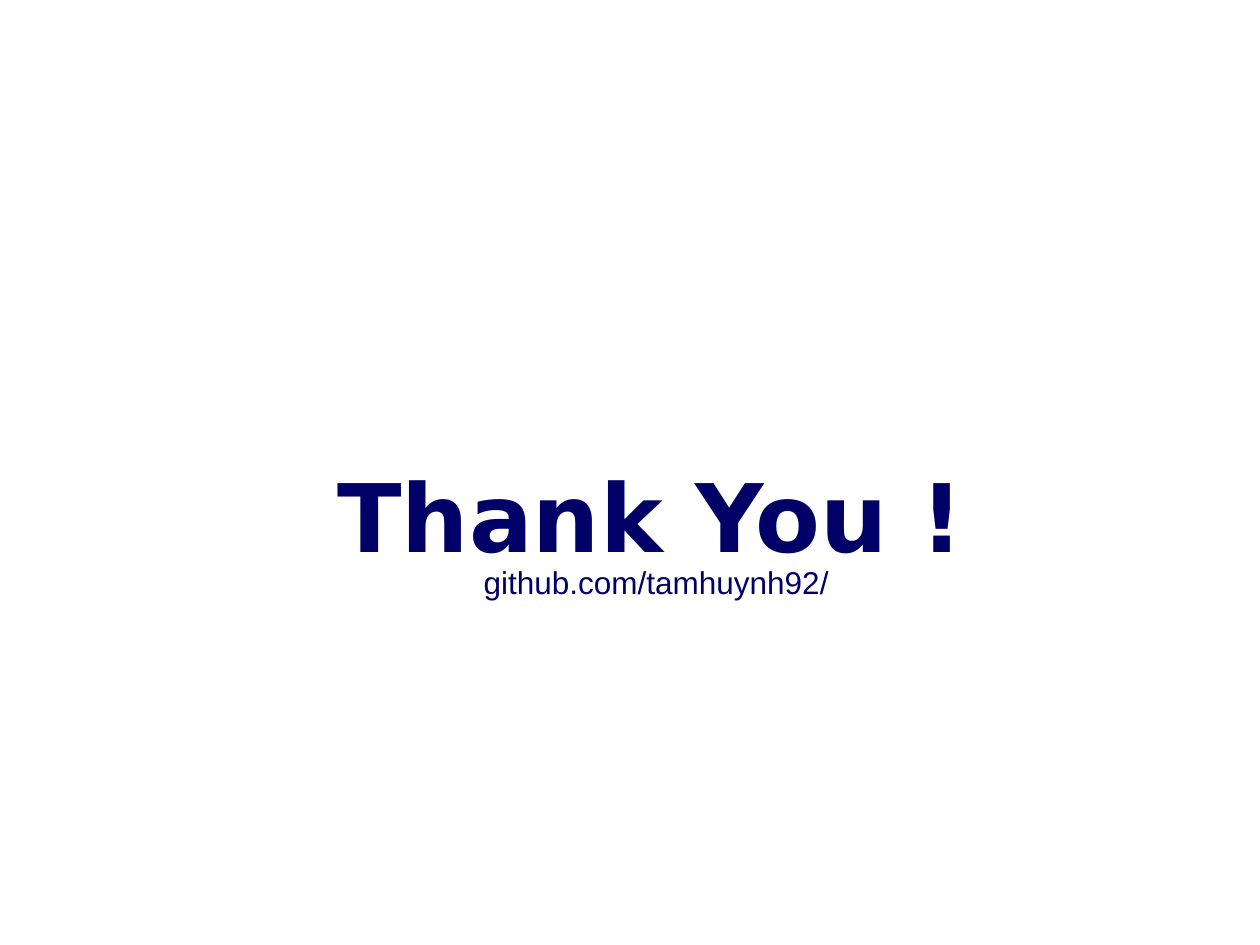
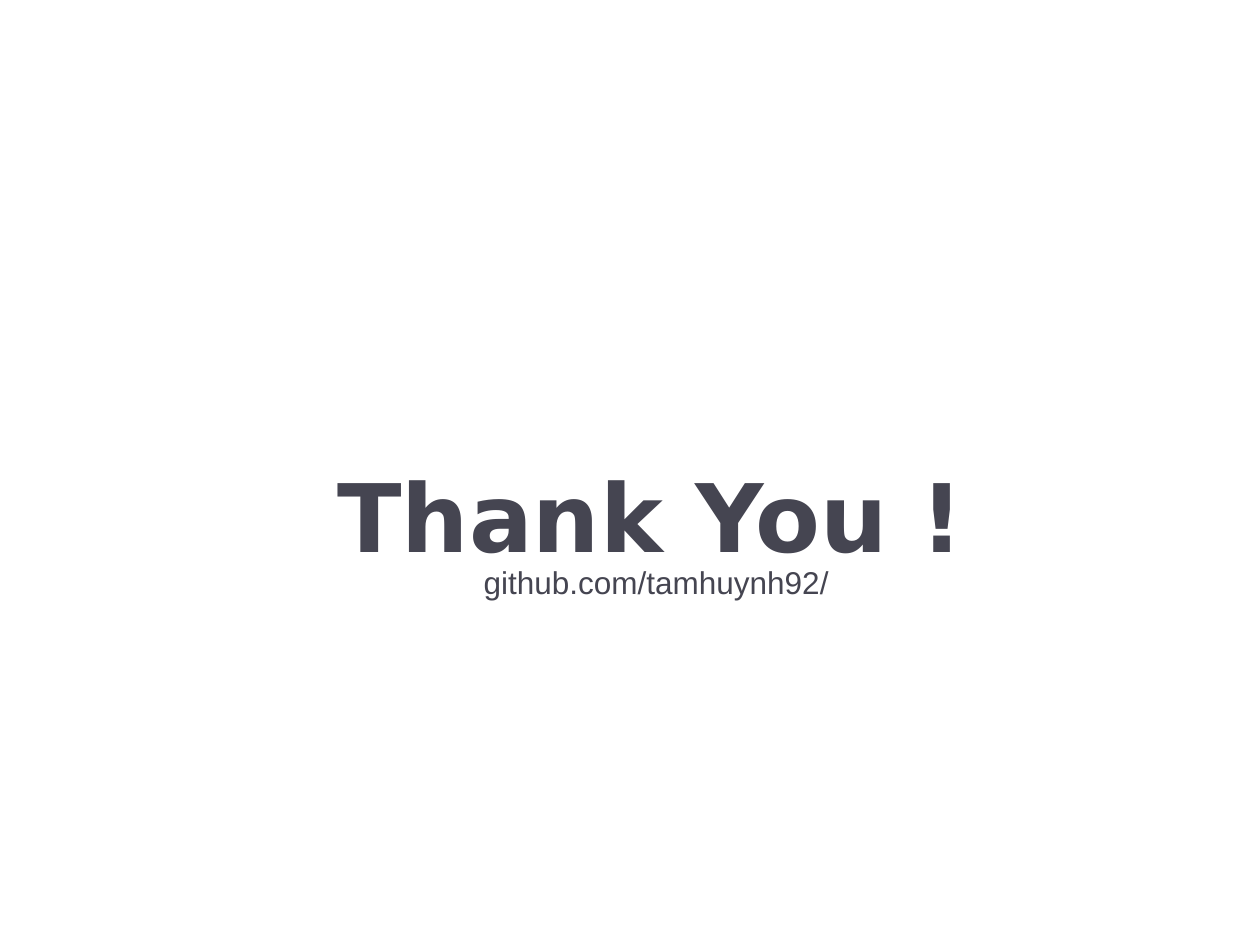
Before and after one commit to tamhuynh92/Machine-Learning-Project, a slide deck: slide 26 of Breast Cancer.ppt (slide 23 before the commit). Drawn at 1260x945 pixels with LibreOffice and Linux fonts; fonts in the diff are those of the drawing; background and template pictures are left out. Boxes give left, top, right and bottom in pixels: in the first picture for what was removed or moved away, otherwise in the second. Text is boxed around its words. In the diff, an @@ line names an element or a change of style, - is before the commit and + after.

```diff
--- a/Breast Cancer.ppt
+++ b/Breast Cancer.ppt
@@ text "Thank You !" at [337, 480, 888, 572]: text colour gradient #000066 to #6FB4E3 to gradient #454551 to #E32D91 @@
@@ text "github.com/tamhuynh92/" at [484, 571, 829, 600]: text colour #000066 to #454551 @@
```
Also in this commit, not shown: 21 other slides changed, 4 slides added, 1 slide removed.
